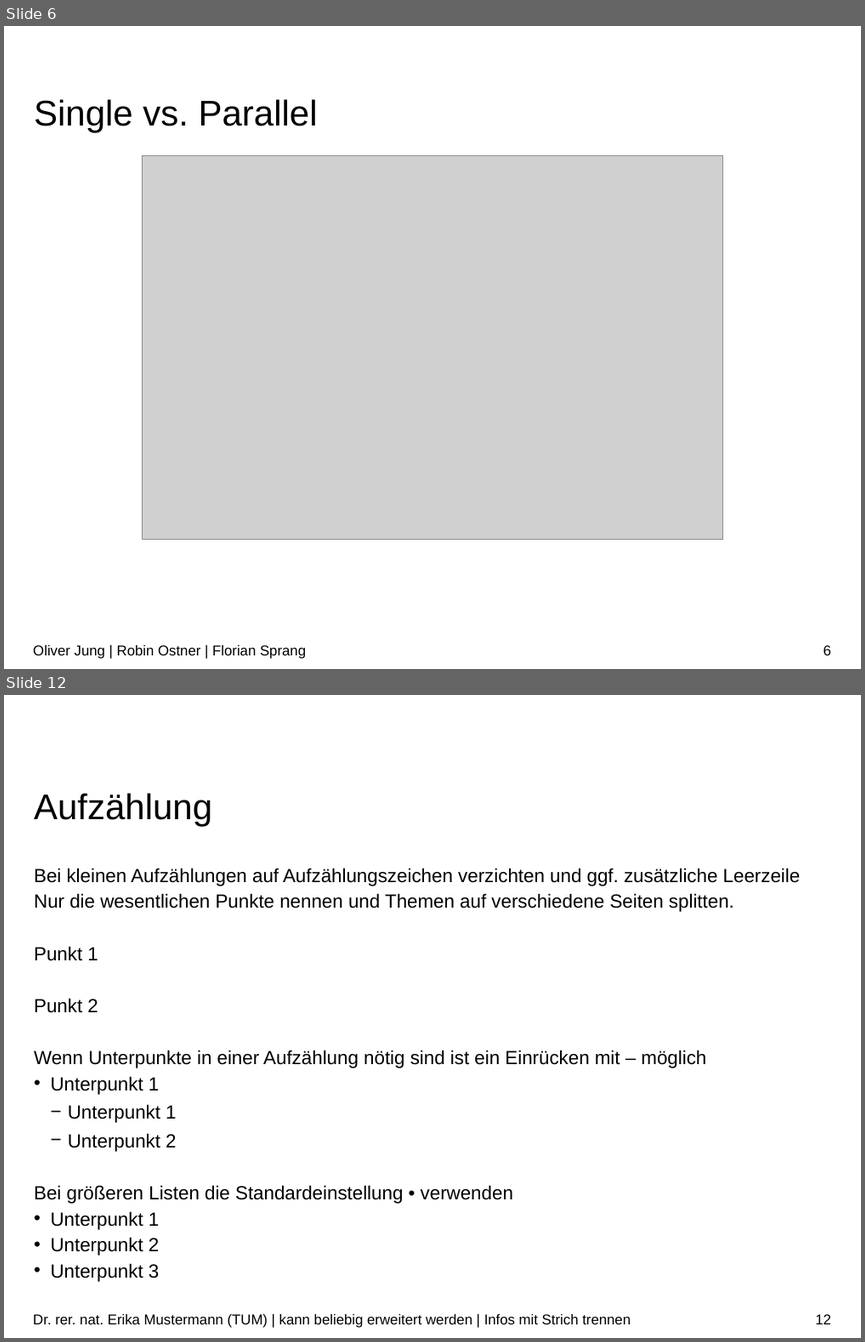
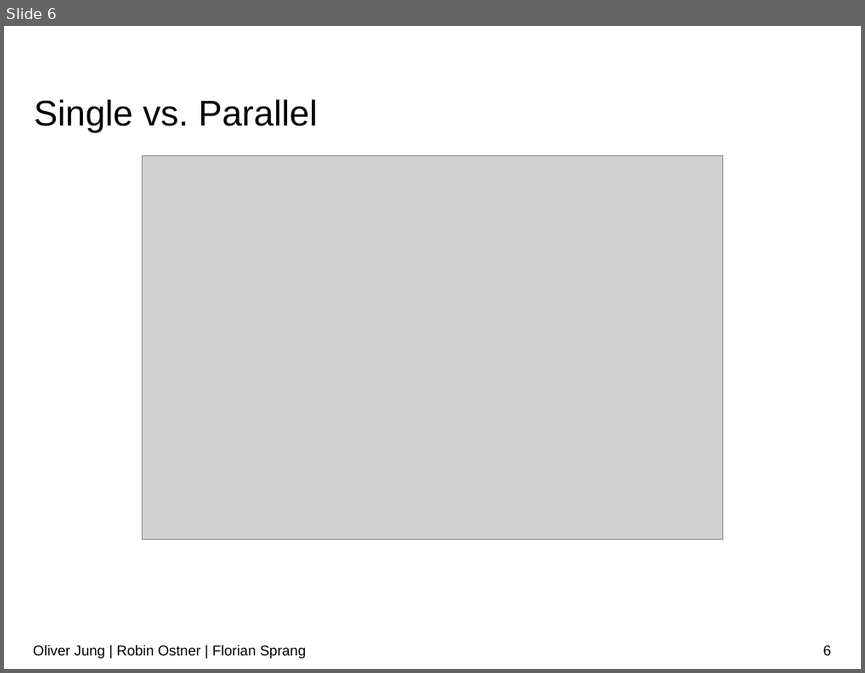
Before and after one commit to RobinOstner/IMGe, a slide deck: DONT TOUCH THIS !!!!!!!!!!!/Abgabe/Präsentation.pptx. Shown one above the other, each under a label of ours: slides 6 and 12 before the commit, slide 6 after it; the slides between them are not shown. The pictures are 865x1342 and 865x673 pixels, drawn with LibreOffice and Linux fonts; fonts in the diff are those of the drawing; grey boxes stand for pictures; background and template pictures are left out. Boxes give left, top, right and bottom in pixels: in the first picture for what was removed or moved away, otherwise in the second. Text is boxed around its words. In the diff, an @@ line names an element or a change of style, - is before the commit and + after.

```diff
--- a/DONT TOUCH THIS !!!!!!!!!!!/Abgabe/Präsentation.pptx
+++ b/DONT TOUCH THIS !!!!!!!!!!!/Abgabe/Präsentation.pptx
@@ slide 12 removed at <box>4,695,861,1338</box>, background #FFFFFF @@
@@ title removed at <box>34,793,212,826</box> @@
-Aufzählung
@@ text removed at <box>34,868,800,1281</box> @@
-Bei kleinen Aufzählungen auf Aufzählungszeichen verzichten und ggf. zusätzliche Leerzeile
-Nur die wesentlichen Punkte nennen und Themen auf verschiedene Seiten splitten.
-Punkt 1
-Punkt 2
-Wenn Unterpunkte in einer Aufzählung nötig sind ist ein Einrücken mit – möglich
-  • Unterpunkt 1
-    − Unterpunkt 1
-    − Unterpunkt 2
-Bei größeren Listen die Standardeinstellung • verwenden
-  • Unterpunkt 1
-  • Unterpunkt 2
-  • Unterpunkt 3
@@ text removed at <box>33,1314,630,1327</box> @@
-Dr. rer. nat. Erika Mustermann (TUM) | kann beliebig erweitert werden | Infos mit Strich trennen
@@ page number removed at <box>815,1314,831,1324</box> @@
-12
```
Also in this commit, not shown: 3 slides changed, 17 other slides removed.
